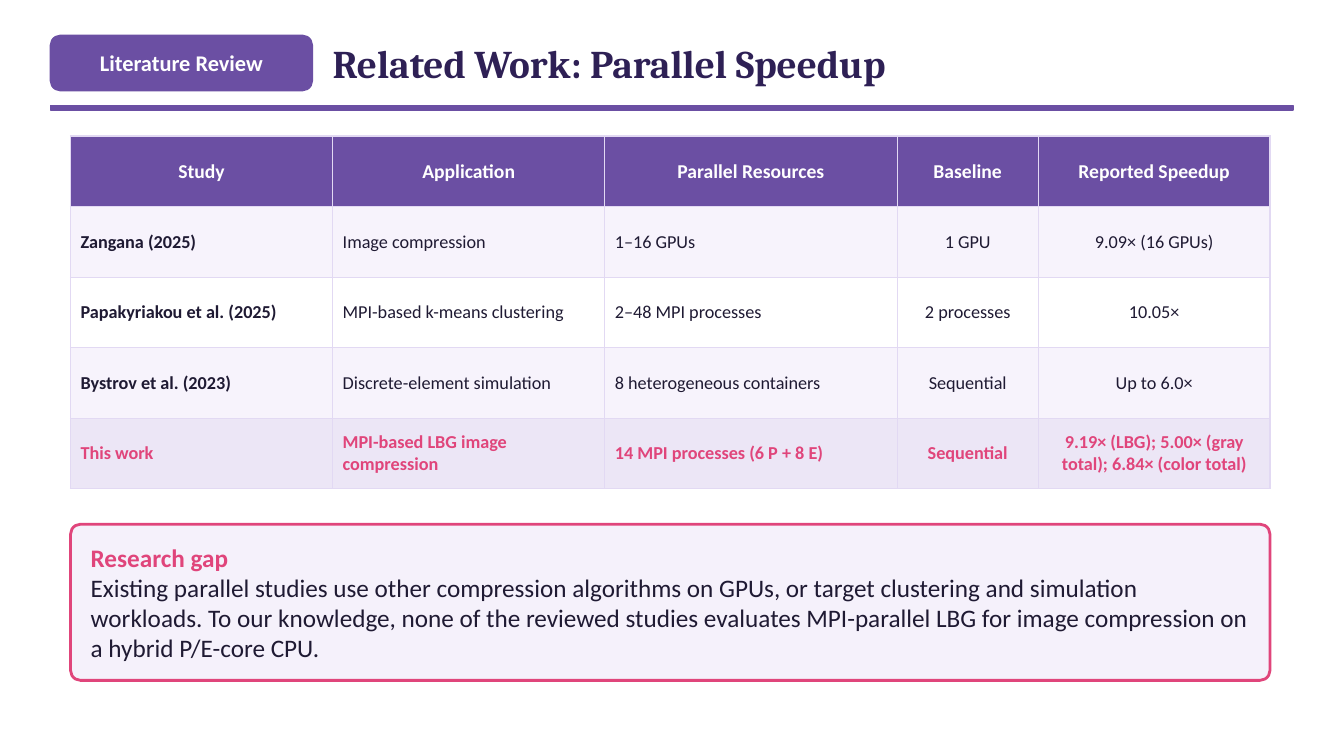
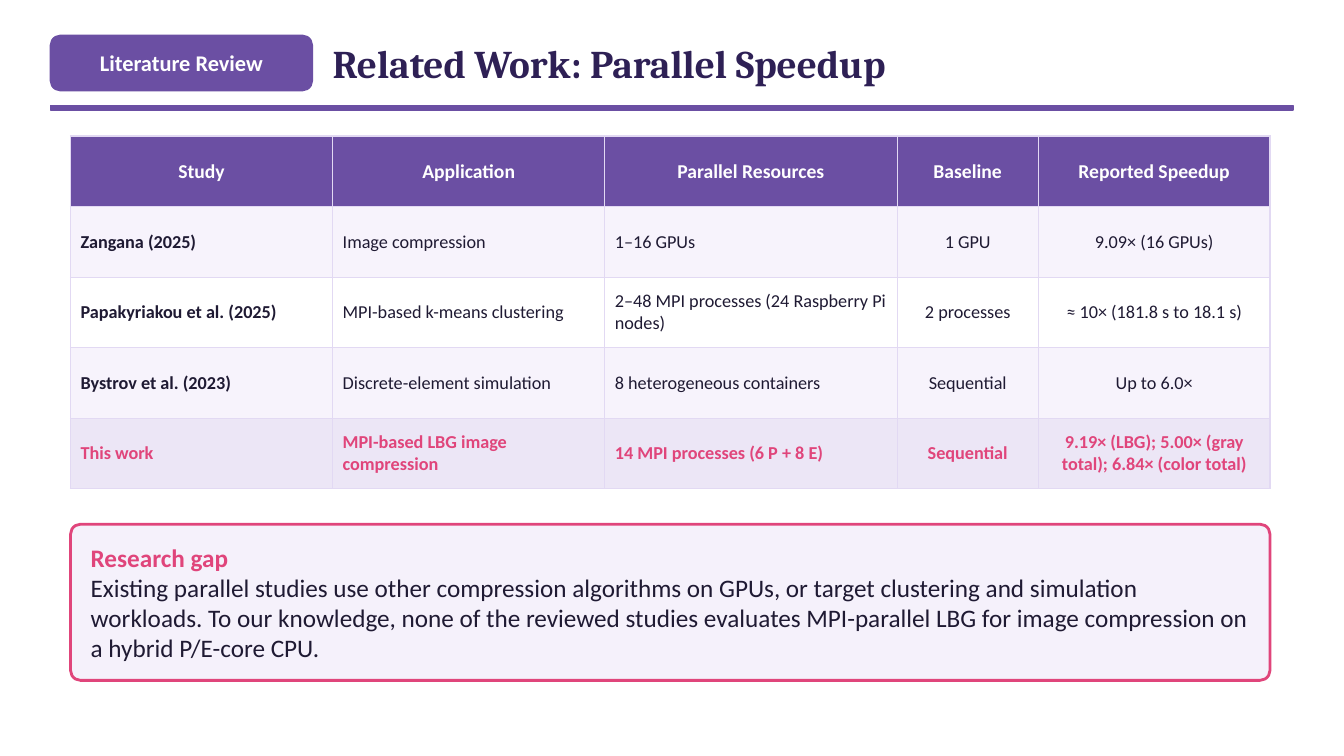
Before and after one commit to ibtihal-cpu/mihk, a slide deck: slide 7 of results/seminar/figs/Seminar_Ibtihal_FINAL.pptx. Drawn at 1344x756 pixels with LibreOffice and Linux fonts; fonts in the diff are those of the drawing. Boxes give left, top, right and bottom in pixels: in the first picture for what was removed or moved away, otherwise in the second. Text is boxed around its words. In the diff, an @@ line names an element or a change of style, - is before the commit and + after.

```diff
--- a/results/seminar/figs/Seminar_Ibtihal_FINAL.pptx
+++ b/results/seminar/figs/Seminar_Ibtihal_FINAL.pptx
@@ table at [71,136,1270,477] @@
-row 3, column 3: 2–48 MPI processes
+row 3, column 3: 2–48 MPI processes (24 Raspberry Pi nodes)
-row 3, column 5: 10.05×
+row 3, column 5: ≈ 10× (181.8 s to 18.1 s)
```
Also in this commit, not shown: 1 other slide changed, 2 other files.
